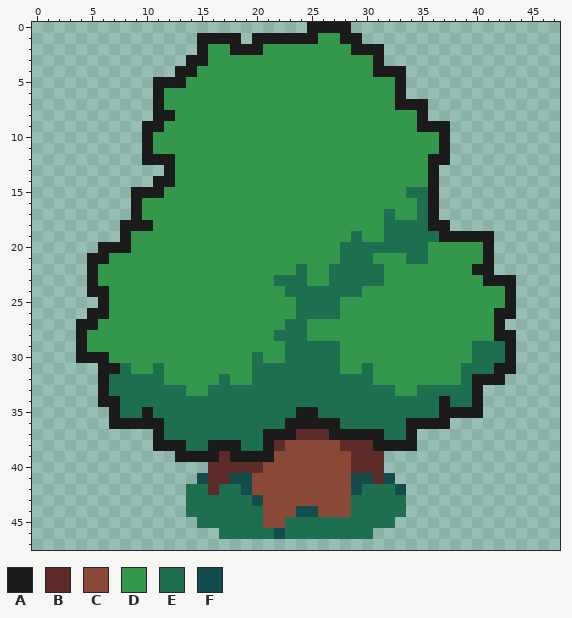
Two states of a pixel-art sprite, Roguelike_unity/Assets/Art/Environment/Tree.png. Above is the file before it was changed.
The file is 48x48 pixels.
Palette (. is transparent): A #1b1b1b  B #5d2c28  C #8a4836  D #33984b  E #1e6f50  F #134c4c
Now the later version:
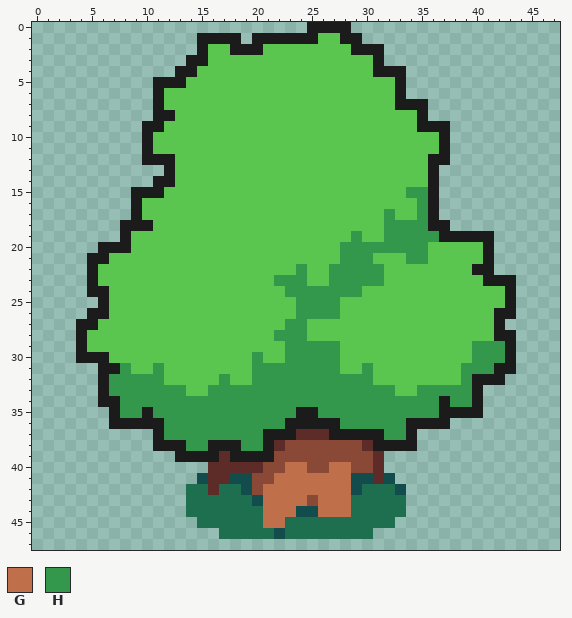
Colours new in this view: G #bf6f4a  H #33984b
Difference:
Colour D changes from #33984b to #5ac54f.
The edit turns colour B into colour C in row 38 at x 28 to 29; in rows 39 to 40 at x 29 to 30.
The edit turns colour C into colour G in row 40 at x 23 to 24 and 27 to 28; in row 41 at x 22 to 28; in row 42 at x 21 to 28; in row 43 at x 21 to 24 and 26 to 28; in row 44 at x 21 to 23 and 26 to 28; in row 45 at x 21 to 22.
The edit turns colour E into colour H in row 15 at x 34 to 35; in row 16 at x 35; in row 17 at x 32 and 35; in row 18 at x 32 to 35; in row 19 at x 29 and 32 to 36; in row 20 at x 28 to 35.
The edit turns colour E into colour H in row 21 at x 28 to 30 and 34 to 35; in row 22 at x 24 and 27 to 31; in row 23 at x 22 to 24 and 27 to 31; in row 24 at x 23 to 29; in rows 25 to 26 at x 24 to 27; in row 27 at x 23 to 24.
The edit turns colour E into colour H in row 28 at x 22 to 24; in row 29 at x 23 to 27 and 40 to 42; in row 30 at x 20, 23 to 27 and 40 to 42; in row 31 at x 8, 11, 20 to 27, 30 and 39 to 41; in row 32 at x 7 to 11, 17, 20 to 30 and 39; in row 33 at x 7 to 13, 16 to 32 and 35 to 39.
The edit turns colour E into colour H in row 34 at x 8 to 36 and 38 to 39; in row 35 at x 8 to 9, 11 to 23 and 26 to 36; in row 36 at x 12 to 22 and 28 to 33; in row 37 at x 12 to 20 and 32 to 33; in row 38 at x 14 to 15 and 19 to 20.
Changed places in both pictures, as pixel boxes (x1, y1, x2, y2):
changed: (87, 33, 505, 528)
